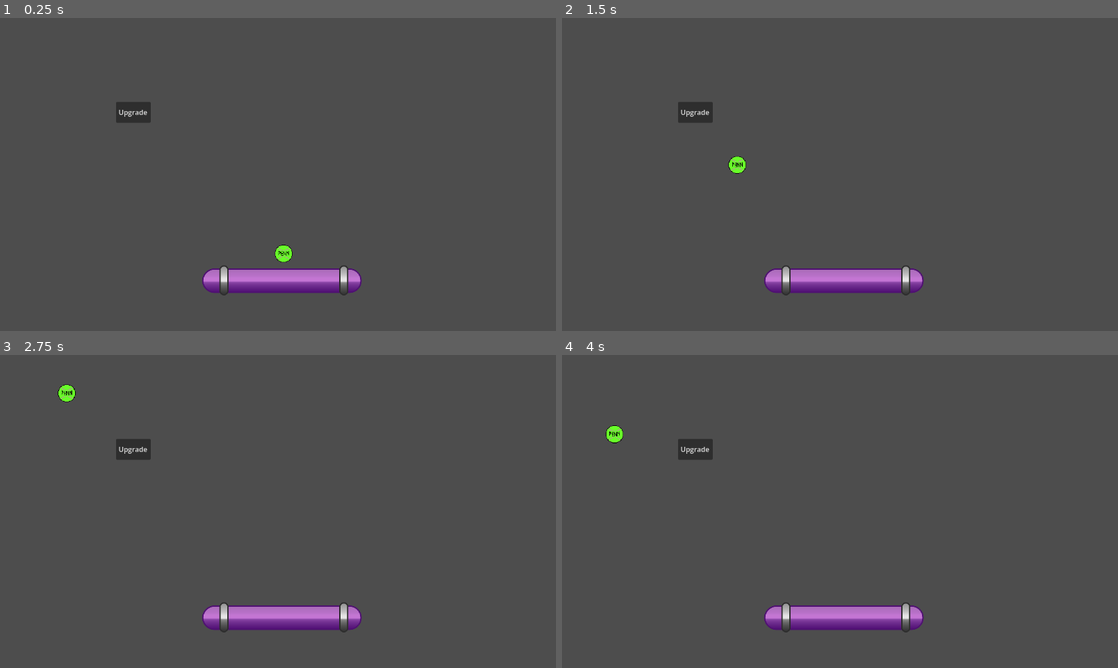
Above: before the commit, frames 1-4 (two rows, left to right).
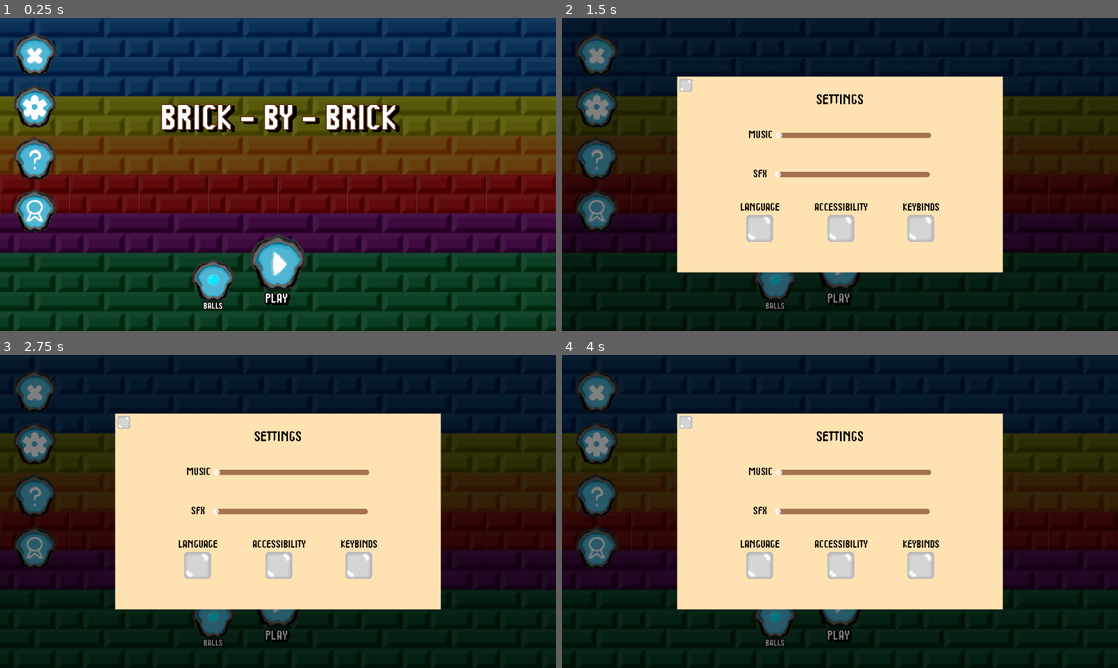
Above: after the commit, the same moments.

Repository: RuiTheSalted/Brick-by-Brick
Game: Godot game, scene res://menus/titleScreen/mainScreen.tscn
The game is run twice, just before and just after one commit, with the same random seed, the same clock (stepped at 60 frames per second) and the same inputs. Before the commit the project starts from res://scenes/level.tscn.
Inputs (mouse positions are in pixels of both pictures, inside the frame that each line leads up to):
- Up to frame 1 (0.25 s): no input
- Up to frame 2 (1.5 s): click (595, 105) at 0.52 s; click (762, 227) at 1.27 s
- Up to frame 3 (2.75 s): click (278, 564) at 2.02 s
- Up to frame 4 (4 s): click (923, 564) at 2.77 s; click (840, 599) at 3.5 s, where only the run after the commit has a clickable "PLAY"

The runs differ from the first frame. In frame 1, 99% of the frame differs, in the area x 0-100%, y 0-100%; in frame 2, 100%; in frame 3, 100%; in frame 4, 100%.

Commit message:
Finished the Settings Screen visually & logically. Added the logic for the settings menu to popup, and exit. There are currently no sprites for some of the buttons, that will be done later. Also attempting to set mainScreen as the main scene (startup).

Diff:
--- a/menus/settingsScreen/settingsScreen.tscn
+++ b/menus/settingsScreen/settingsScreen.tscn
@@ -1,7 +1,79 @@
 [gd_scene format=3 uid="uid://c0stkw1ilssuy"]
+
+[ext_resource type="Texture2D" uid="uid://bb3fluwqgpvxf" path="res://assets/spritesArt/bricks/brick.png" id="1_ai1nm"]
+[ext_resource type="Script" uid="uid://dipaoaenjmvup" path="res://menus/settingsScreen/settingsScreenScript.gd" id="1_bjpso"]
+[ext_resource type="FontFile" uid="uid://c3eqo4rgsja0k" path="res://assets/fonts/Stepalange-x3BLm.otf" id="2_bjpso"]
 
 [sub_resource type="StyleBoxFlat" id="StyleBoxFlat_hay4x"]
 bg_color = Color(1, 0.88581574, 0.6971606, 1)
+
+[sub_resource type="StyleBoxFlat" id="StyleBoxFlat_ai1nm"]
+content_margin_left = 6.0
+content_margin_top = 6.0
+content_margin_right = 6.0
+content_margin_bottom = 6.0
+bg_color = Color(0.6456832, 0.44625884, 0.3150827, 1)
+corner_radius_top_left = 10
+corner_radius_top_right = 10
+corner_radius_bottom_right = 10
+corner_radius_bottom_left = 10
+
+[sub_resource type="StyleBoxFlat" id="StyleBoxFlat_yn15q"]
+content_margin_left = 6.0
+content_margin_top = 6.0
+content_margin_right = 6.0
+content_margin_bottom = 6.0
+bg_color = Color(0, 0.7411765, 0.74509805, 1)
+border_color = Color(0.44705883, 0.80784315, 0.91764706, 1)
+corner_radius_top_left = 6
+corner_radius_top_right = 6
+corner_radius_bottom_right = 6
+corner_radius_bottom_left = 6
+
+[sub_resource type="StyleBoxFlat" id="StyleBoxFlat_b6exh"]
+content_margin_left = 6.0
+content_margin_top = 6.0
+content_margin_right = 6.0
+content_margin_bottom = 6.0
+bg_color = Color(0.5058824, 1, 1, 1)
+corner_radius_top_left = 6
+corner_radius_top_right = 6
+corner_radius_bottom_right = 6
+corner_radius_bottom_left = 6
+
+[sub_resource type="StyleBoxFlat" id="StyleBoxFlat_bjpso"]
+content_margin_left = 6.0
+content_margin_top = 6.0
+content_margin_right = 6.0
+content_margin_bottom = 6.0
+bg_color = Color(0.64705884, 0.44705883, 0.3137255, 1)
+corner_radius_top_left = 10
+corner_radius_top_right = 10
+corner_radius_bottom_right = 10
+corner_radius_bottom_left = 10
+
+[sub_resource type="StyleBoxFlat" id="StyleBoxFlat_lfp82"]
+content_margin_left = 6.0
+content_margin_top = 6.0
+content_margin_right = 6.0
+content_margin_bottom = 6.0
+bg_color = Color(0, 0.7411765, 0.74509805, 1)
+corner_radius_top_left = 6
+corner_radius_top_right = 6
+corner_radius_bottom_right = 6
+corner_radius_bottom_left = 6
+
+[sub_resource type="StyleBoxFlat" id="StyleBoxFlat_4mws6"]
+content_margin_left = 6.0
+content_margin_top = 6.0
+content_margin_right = 6.0
+content_margin_bottom = 6.0
+bg_color = Color(0.5058824, 1, 1, 1)
+border_color = Color(0, 0.7411765, 0.74509805, 1)
+corner_radius_top_left = 6
+corner_radius_top_right = 6
+corner_radius_bottom_right = 6
+corner_radius_bottom_left = 6
 
 [node name="settingsPopUp" type="Control" unique_id=1876059533]
 layout_mode = 3
@@ -10,6 +82,7 @@
 anchor_bottom = 1.0
 grow_horizontal = 2
 grow_vertical = 2
+script = ExtResource("1_bjpso")
 
 [node name="dim" type="ColorRect" parent="." unique_id=1732320856]
 layout_mode = 1
@@ -20,7 +93,7 @@
 grow_vertical = 2
 color = Color(0, 0, 0, 0.5019608)
 
-[node name="center" type="CenterContainer" parent="." unique_id=1920459093]
+[node name="centerSettings" type="CenterContainer" parent="." unique_id=1920459093]
 custom_minimum_size = Vector2(1000, 400)
 layout_mode = 1
 anchors_preset = 8
@@ -35,61 +108,171 @@
 grow_horizontal = 2
 grow_vertical = 2
 
-[node name="panel" type="PanelContainer" parent="center" unique_id=833418328]
+[node name="backgroundPanel" type="PanelContainer" parent="centerSettings" unique_id=833418328]
 custom_minimum_size = Vector2(750, 450)
 layout_mode = 2
 theme_override_styles/panel = SubResource("StyleBoxFlat_hay4x")
 
-[node name="content" type="VBoxContainer" parent="center/panel" unique_id=848614186]
-layout_mode = 2
-theme_override_constants/separation = 60
-
-[node name="titleRow" type="HBoxContainer" parent="center/panel/content" unique_id=1119685549]
-layout_mode = 2
-theme_override_constants/separation = 24
-alignment = 1
-
-[node name="settingsText" type="Label" parent="center/panel/content/titleRow" unique_id=1534008438]
-layout_mode = 2
+[node name="content" type="VBoxContainer" parent="centerSettings/backgroundPanel" unique_id=848614186]
+layout_mode = 2
+
+[node name="marginExitButton" type="MarginContainer" parent="centerSettings/backgroundPanel/content" unique_id=163122741]
+layout_mode = 2
+theme_override_constants/margin_left = 5
+theme_override_constants/margin_top = 5
+
+[node name="exitButton" type="TextureButton" parent="centerSettings/backgroundPanel/content/marginExitButton" unique_id=415878101]
+custom_minimum_size = Vector2(30, 30)
+layout_mode = 2
+size_flags_horizontal = 0
+size_flags_vertical = 0
+texture_normal = ExtResource("1_ai1nm")
+ignore_texture_size = true
+stretch_mode = 6
+
+[node name="settingsVbox" type="VBoxContainer" parent="centerSettings/backgroundPanel/content" unique_id=1641408129]
+layout_mode = 2
+theme_override_constants/separation = 40
+
+[node name="settingsText" type="Label" parent="centerSettings/backgroundPanel/content/settingsVbox" unique_id=1534008438]
+layout_mode = 2
+size_flags_horizontal = 3
+theme_override_colors/font_color = Color(0, 0, 0, 1)
+theme_override_colors/font_outline_color = Color(0, 0, 0, 1)
+theme_override_fonts/font = ExtResource("2_bjpso")
+theme_override_font_sizes/font_size = 32
 text = "SETTINGS"
 horizontal_alignment = 1
-vertical_alignment = 1
-
-[node name="exitButton" type="TextureButton" parent="center/panel/content/titleRow" unique_id=415878101]
-layout_mode = 2
-
-[node name="sfxRow" type="HBoxContainer" parent="center/panel/content" unique_id=1695985534]
-layout_mode = 2
-
-[node name="sfxText" type="Label" parent="center/panel/content/sfxRow" unique_id=1056006067]
-layout_mode = 2
-
-[node name="sfxSlider" type="HSlider" parent="center/panel/content/sfxRow" unique_id=674952284]
-layout_mode = 2
-
-[node name="musicRow" type="HBoxContainer" parent="center/panel/content" unique_id=1800903147]
-layout_mode = 2
-
-[node name="musicText" type="Label" parent="center/panel/content/musicRow" unique_id=847468847]
-layout_mode = 2
-
-[node name="musicSlider" type="HSlider" parent="center/panel/content/musicRow" unique_id=1873978005]
-layout_mode = 2
-
-[node name="languageRow" type="HBoxContainer" parent="center/panel/content" unique_id=1484405552]
-layout_mode = 2
-
-[node name="languageText" type="Label" parent="center/panel/content/languageRow" unique_id=843601194]
-layout_mode = 2
-
-[node name="languageButton" type="TextureButton" parent="center/panel/content/languageRow" unique_id=1677803899]
-layout_mode = 2
-
-[node name="accessibilityRow" type="HBoxContainer" parent="center/panel/content" unique_id=289465074]
-layout_mode = 2
-
-[node name="accessibilityTest" type="Label" parent="center/panel/content/accessibilityRow" unique_id=1140398163]
-layout_mode = 2
-
-[node name="accessibilityButton" type="TextureButton" parent="center/panel/content/accessibilityRow" unique_id=1810962121]
-layout_mode = 2
+uppercase = true
+
+[node name="musicRow" type="HBoxContainer" parent="centerSettings/backgroundPanel/content/settingsVbox" unique_id=1800903147]
+custom_minimum_size = Vector2(0, 40)
+layout_mode = 2
+theme_override_constants/separation = 15
+alignment = 1
+
+[node name="musicText" type="Label" parent="centerSettings/backgroundPanel/content/settingsVbox/musicRow" unique_id=847468847]
+layout_mode = 2
+size_flags_horizontal = 0
+theme_override_colors/font_color = Color(0, 0, 0, 1)
+theme_override_colors/font_outline_color = Color(0, 0, 0, 1)
+theme_override_fonts/font = ExtResource("2_bjpso")
+theme_override_font_sizes/font_size = 24
+text = "MUSIC"
+horizontal_alignment = 1
+vertical_alignment = 1
+uppercase = true
+
+[node name="musicSlider" type="HSlider" parent="centerSettings/backgroundPanel/content/settingsVbox/musicRow" unique_id=1873978005]
+custom_minimum_size = Vector2(350, 50)
+layout_mode = 2
+size_flags_vertical = 4
+theme_override_constants/center_grabber = -1
+theme_override_styles/slider = SubResource("StyleBoxFlat_ai1nm")
+theme_override_styles/grabber_area = SubResource("StyleBoxFlat_yn15q")
+theme_override_styles/grabber_area_highlight = SubResource("StyleBoxFlat_b6exh")
+rounded = true
+ticks_on_borders = true
+ticks_position = 3
+
+[node name="sfxRow" type="HBoxContainer" parent="centerSettings/backgroundPanel/content/settingsVbox" unique_id=1695985534]
+custom_minimum_size = Vector2(0, 40)
+layout_mode = 2
+theme_override_constants/separation = 15
+alignment = 1
+
+[node name="sfxText" type="Label" parent="centerSettings/backgroundPanel/content/settingsVbox/sfxRow" unique_id=1056006067]
+custom_minimum_size = Vector2(50, 0)
+layout_mode = 2
+size_flags_horizontal = 0
+theme_override_colors/font_color = Color(0, 0, 0, 1)
+theme_override_colors/font_outline_color = Color(0, 0, 0, 1)
+theme_override_fonts/font = ExtResource("2_bjpso")
+theme_override_font_sizes/font_size = 24
+text = "SFX"
+horizontal_alignment = 1
+vertical_alignment = 1
+
+[node name="sfxSlider" type="HSlider" parent="centerSettings/backgroundPanel/content/settingsVbox/sfxRow" unique_id=674952284]
+custom_minimum_size = Vector2(350, 50)
+layout_mode = 2
+size_flags_vertical = 4
+theme_override_constants/center_grabber = -1
+theme_override_styles/slider = SubResource("StyleBoxFlat_bjpso")
+theme_override_styles/grabber_area = SubResource("StyleBoxFlat_lfp82")
+theme_override_styles/grabber_area_highlight = SubResource("StyleBoxFlat_4mws6")
+rounded = true
+ticks_on_borders = true
+ticks_position = 3
+
+[node name="buttonsRow" type="HBoxContainer" parent="centerSettings/backgroundPanel/content/settingsVbox" unique_id=1198125986]
+layout_mode = 2
+size_flags_vertical = 8
+theme_override_constants/separation = 80
+alignment = 1
+
+[node name="languageRow" type="VBoxContainer" parent="centerSettings/backgroundPanel/content/settingsVbox/buttonsRow" unique_id=1291499257]
+layout_mode = 2
+alignment = 1
+
+[node name="languageText" type="Label" parent="centerSettings/backgroundPanel/content/settingsVbox/buttonsRow/languageRow" unique_id=843601194]
+layout_mode = 2
+theme_override_colors/font_color = Color(0, 0, 0, 1)
+theme_override_colors/font_outline_color = Color(0, 0, 0, 1)
+theme_override_fonts/font = ExtResource("2_bjpso")
+theme_override_font_sizes/font_size = 24
+text = "LANGUAGE"
+horizontal_alignment = 1
+vertical_alignment = 1
+uppercase = true
+
+[node name="languageButton" type="TextureButton" parent="centerSettings/backgroundPanel/content/settingsVbox/buttonsRow/languageRow" unique_id=1677803899]
+clip_contents = true
+layout_mode = 2
+size_flags_horizontal = 4
+size_flags_vertical = 0
+texture_normal = ExtResource("1_ai1nm")
+stretch_mode = 6
+
+[node name="accessibilityRow" type="VBoxContainer" parent="centerSettings/backgroundPanel/content/settingsVbox/buttonsRow" unique_id=442666997]
+layout_mode = 2
+
+[node name="accessibilityTest" type="Label" parent="centerSettings/backgroundPanel/content/settingsVbox/buttonsRow/accessibilityRow" unique_id=1140398163]
+layout_mode = 2
+theme_override_colors/font_color = Color(0, 0, 0, 1)
+theme_override_colors/font_outline_color = Color(0, 0, 0, 1)
+theme_override_fonts/font = ExtResource("2_bjpso")
+theme_override_font_sizes/font_size = 24
+text = "Accessibility"
+horizontal_alignment = 1
+vertical_alignment = 1
+uppercase = true
+
+[node name="accessibilityButton" type="TextureButton" parent="centerSettings/backgroundPanel/content/settingsVbox/buttonsRow/accessibilityRow" unique_id=1810962121]
+layout_mode = 2
+size_flags_horizontal = 4
+size_flags_vertical = 0
+texture_normal = ExtResource("1_ai1nm")
+stretch_mode = 6
+
+[node name="HBoxContainer" type="VBoxContainer" parent="centerSettings/backgroundPanel/content/settingsVbox/buttonsRow" unique_id=1079914945]
+layout_mode = 2
+
+[node name="keybindText" type="Label" parent="centerSettings/backgroundPanel/content/settingsVbox/buttonsRow/HBoxContainer" unique_id=1231050243]
+layout_mode = 2
+theme_override_colors/font_color = Color(0, 0, 0, 1)
+theme_override_colors/font_outline_color = Color(0, 0, 0, 1)
+theme_override_fonts/font = ExtResource("2_bjpso")
+theme_override_font_sizes/font_size = 24
+text = "KEYBINDS"
+vertical_alignment = 1
+uppercase = true
+
+[node name="keybindButton" type="TextureButton" parent="centerSettings/backgroundPanel/content/settingsVbox/buttonsRow/HBoxContainer" unique_id=1227658045]
+layout_mode = 2
+size_flags_horizontal = 4
+size_flags_vertical = 0
+texture_normal = ExtResource("1_ai1nm")
+stretch_mode = 6
+
+[connection signal="pressed" from="centerSettings/backgroundPanel/content/marginExitButton/exitButton" to="." method="_on_exit_button_pressed"]
--- /dev/null
+++ b/menus/settingsScreen/settingsScreenScript.gd
@@ -0,0 +1,15 @@
+extends Control
+
+
+# Called when the node enters the scene tree for the first time.
+func _ready() -> void:
+	pass # Replace with function body.
+
+
+# Called every frame. 'delta' is the elapsed time since the previous frame.
+func _process(delta: float) -> void:
+	pass
+
+
+func _on_exit_button_pressed() -> void:
+	hide()
--- a/menus/titleScreen/mainScreen.tscn
+++ b/menus/titleScreen/mainScreen.tscn
@@ -10,6 +10,7 @@
 [ext_resource type="Texture2D" uid="uid://cmfven7xw3e3k" path="res://assets/spritesArt/menuArtOutGame/silverBallBorder.png" id="6_asgw7"]
 [ext_resource type="FontFile" uid="uid://c3eqo4rgsja0k" path="res://assets/fonts/Stepalange-x3BLm.otf" id="6_vij7s"]
 [ext_resource type="PackedScene" uid="uid://qyxtqtygp5k5" path="res://menus/exitScreen/exitConfirm.tscn" id="7_tsf8v"]
+[ext_resource type="PackedScene" uid="uid://c0stkw1ilssuy" path="res://menus/settingsScreen/settingsScreen.tscn" id="11_b8e46"]
 
 [node name="MainScreen" type="Control" unique_id=2002765537]
 layout_mode = 3
@@ -195,4 +196,9 @@
 visible = false
 layout_mode = 1
 
+[node name="settingsPopUp" parent="." unique_id=1876059533 instance=ExtResource("11_b8e46")]
+visible = false
+layout_mode = 1
+
 [connection signal="pressed" from="safeArea/overlay/leftButtons/buttonExit" to="." method="_on_button_exit_pressed"]
+[connection signal="pressed" from="safeArea/overlay/leftButtons/buttonSettings" to="." method="_on_button_settings_pressed"]
--- a/menus/titleScreen/titleScreenScript.gd
+++ b/menus/titleScreen/titleScreenScript.gd
@@ -1,5 +1,10 @@
 extends Control
+
+#SCREENS VARIABLES
 @onready var exitScreen = $exitConfirm
+@onready var settingsScreen = $settingsPopUp
+
+#BUTTON VARIABLES
 @onready var yesButton = $exitConfirm/center/Panel/content/buttons/yesButton
 @onready var noButton = $exitConfirm/center/Panel/content/buttons/noButton
 
@@ -15,3 +20,7 @@
 
 func _on_button_exit_pressed() -> void:
 	exitScreen.show()
+
+
+func _on_button_settings_pressed() -> void:
+	settingsScreen.show()
--- a/project.godot
+++ b/project.godot
@@ -11,7 +11,7 @@
 [application]
 
 config/name="Project Brick"
-run/main_scene="res://scenes/level.tscn"
+run/main_scene="uid://mkpkvd5s2s23"
 config/features=PackedStringArray("4.6", "Forward Plus")
 config/icon="res://icon.svg"
 
Not shown, added: menus/settingsScreen/settingsScreenScript.gd.uid
